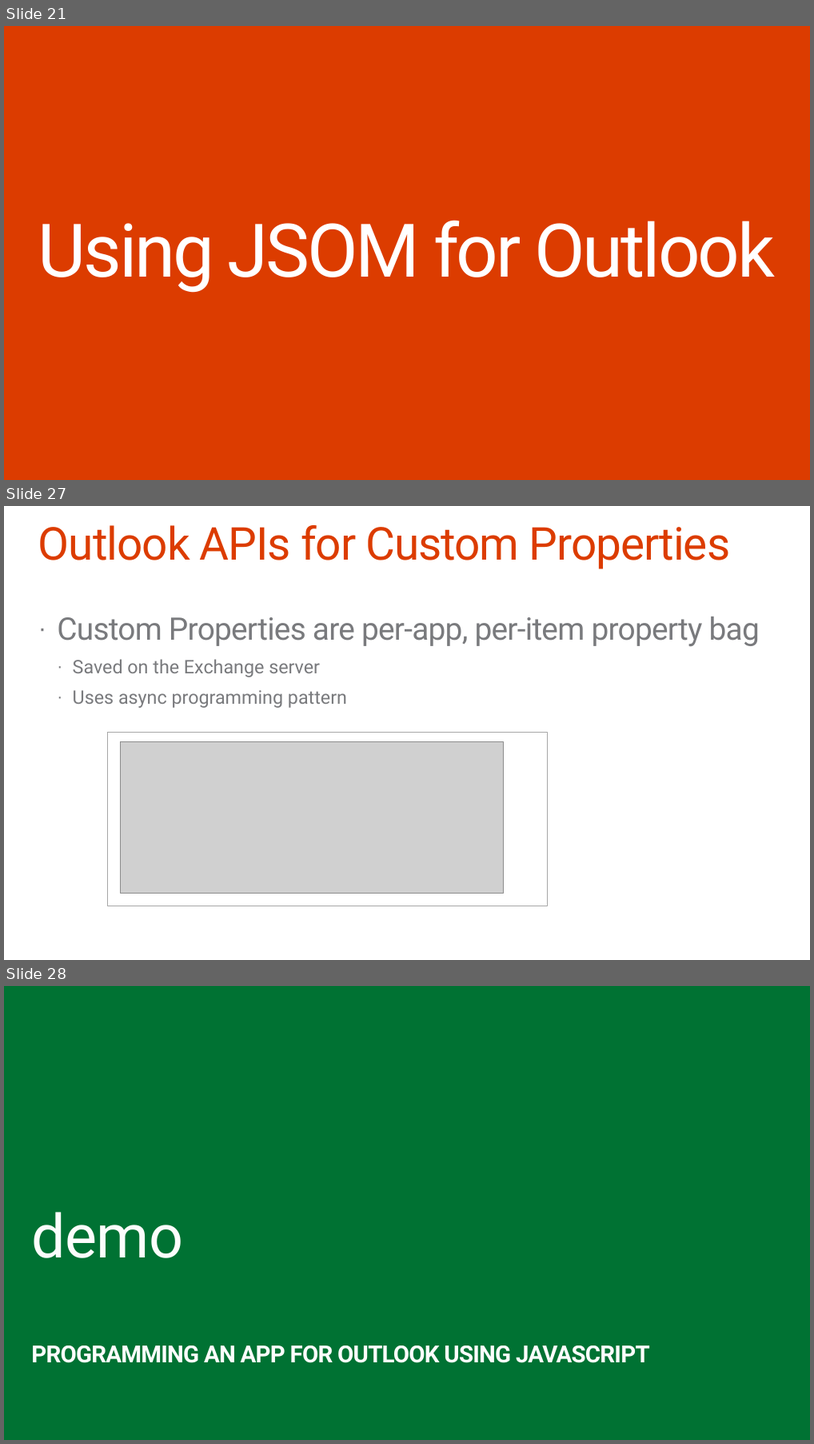
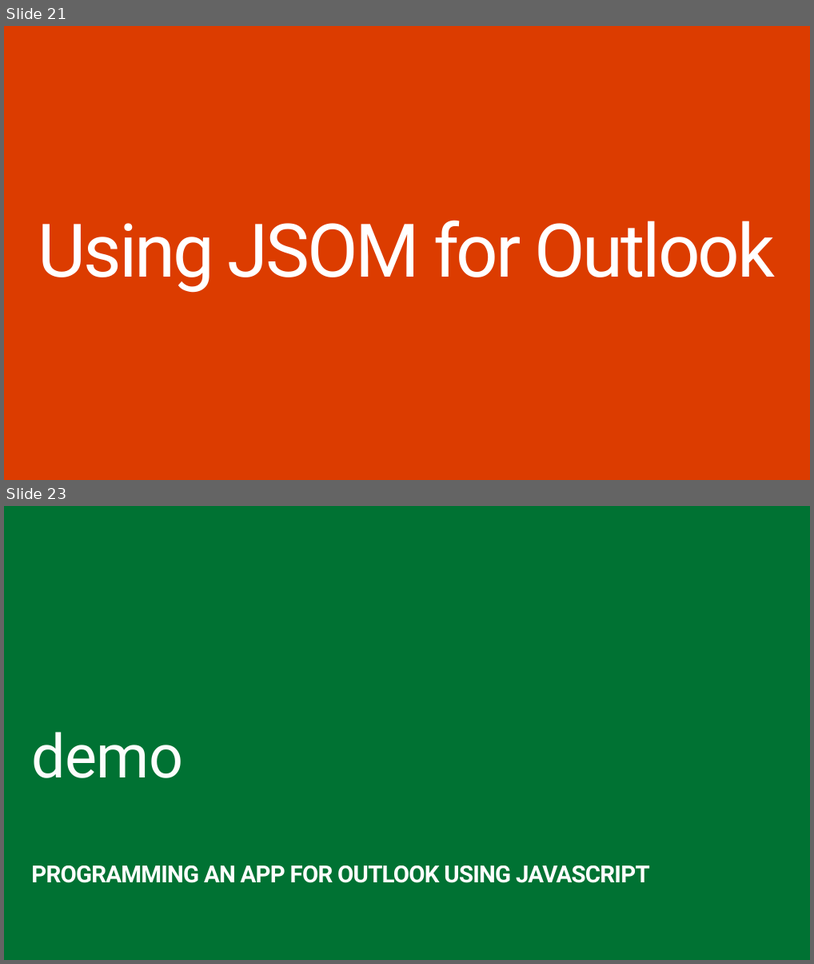
Before and after one commit to OfficeDev/TrainingContent, a slide deck: O3652-1 Deep Dive Apps for Office in Outlook/O3652-1 Deep Dive into Apps for Office in Outlook.pptx. Shown one above the other, each under a label of ours: slides 21, 27 and 28 before the commit, slides 21 and 23 after it; the slides between them are not shown. The pictures are 814x1444 and 814x964 pixels, drawn with LibreOffice and Linux fonts; fonts in the diff are those of the drawing; grey boxes stand for pictures; background and template pictures are left out. Boxes give left, top, right and bottom in pixels: in the first picture for what was removed or moved away, otherwise in the second. Text is boxed around its words. In the diff, an @@ line names an element or a change of style, - is before the commit and + after.

```diff
--- a/O3652-1 Deep Dive Apps for Office in Outlook/O3652-1 Deep Dive into Apps for Office in Outlook.pptx
+++ b/O3652-1 Deep Dive Apps for Office in Outlook/O3652-1 Deep Dive into Apps for Office in Outlook.pptx
@@ slide 27 removed at box(4, 506, 810, 960), background #FFFFFF @@
@@ title removed at box(38, 525, 731, 569) @@
-Outlook APIs for Custom Properties
@@ text removed at box(57, 616, 760, 708) @@
-· Custom Properties are per-app, per-item property bag
-  · Saved on the Exchange server
-  · Uses async programming pattern
@@ rectangle removed at box(107, 732, 548, 905) @@
@@ picture removed at box(120, 742, 503, 893) @@
@@ what was slide 28 is now slide 23 @@
```
Also in this commit, not shown: 6 slides changed, 1 slide added, 4 other slides removed.
